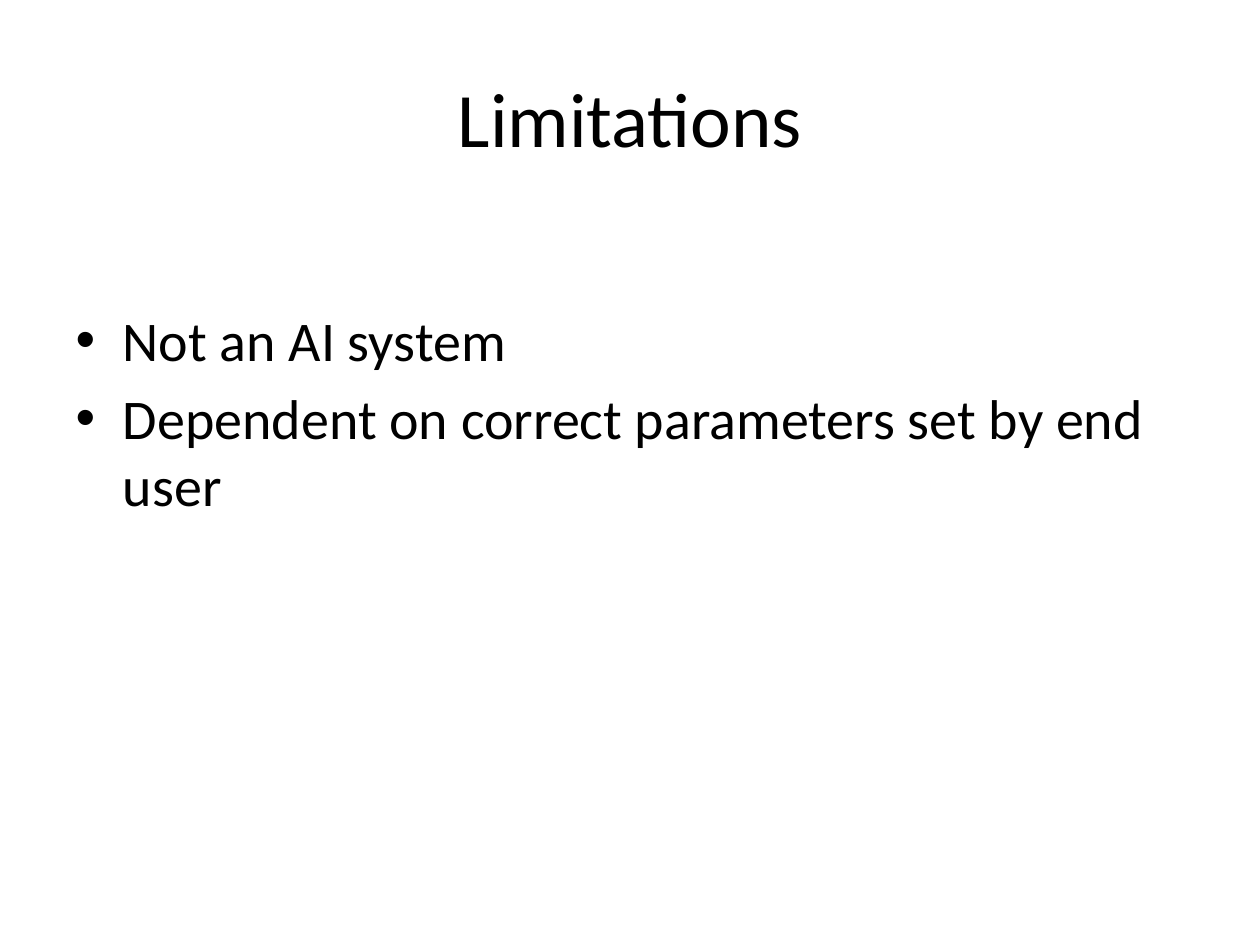
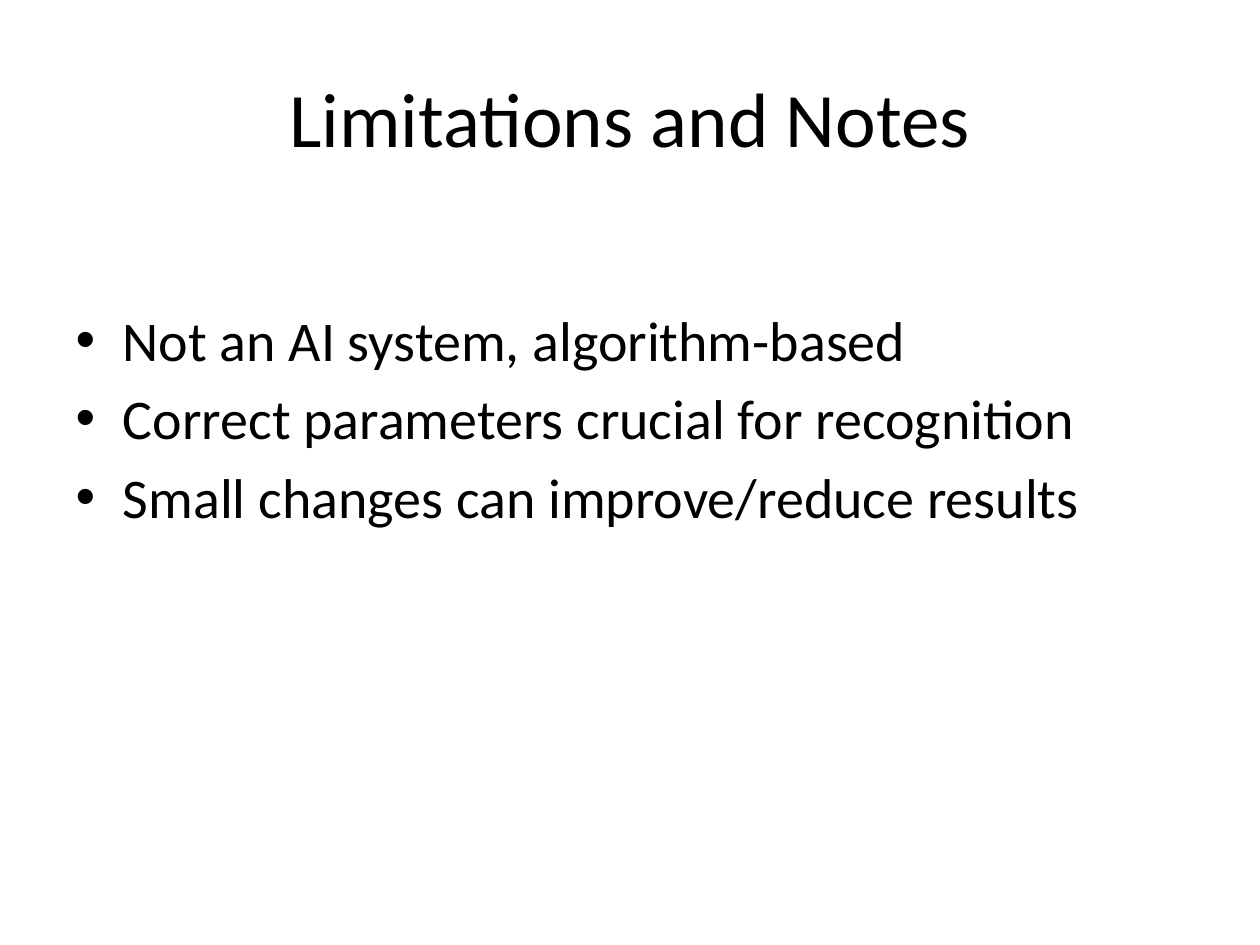
Before and after one commit to skolchin/llm_test, a slide deck: slide 8 of out/go-board-image-recognition.ppt (slide 9 before the commit). Drawn at 1260x945 pixels with LibreOffice and Linux fonts; fonts in the diff are those of the drawing. Boxes give left, top, right and bottom in pixels: in the first picture for what was removed or moved away, otherwise in the second. Text is boxed around its words. In the diff, an @@ line names an element or a change of style, - is before the commit and + after.

```diff
--- a/out/go-board-image-recognition.ppt
+++ b/out/go-board-image-recognition.ppt
@@ title at (289,93,970,148): text changed @@
-Limitations
+Limitations and Notes
@@ text at (123,322,1078,528): text changed @@
-• Not an AI system
-• Dependent on correct parameters set by end user
+• Not an AI system, algorithm-based
+• Correct parameters crucial for recognition
+• Small changes can improve/reduce results
```
Also in this commit, not shown: 6 other slides changed, 1 slide added, 2 slides removed, 7 other files.
